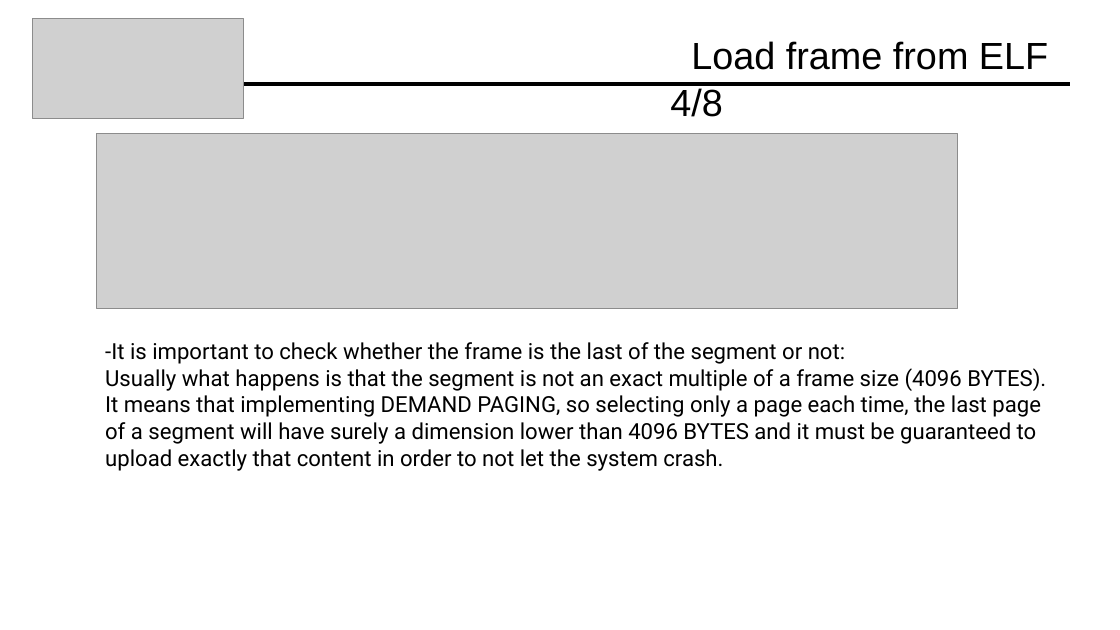
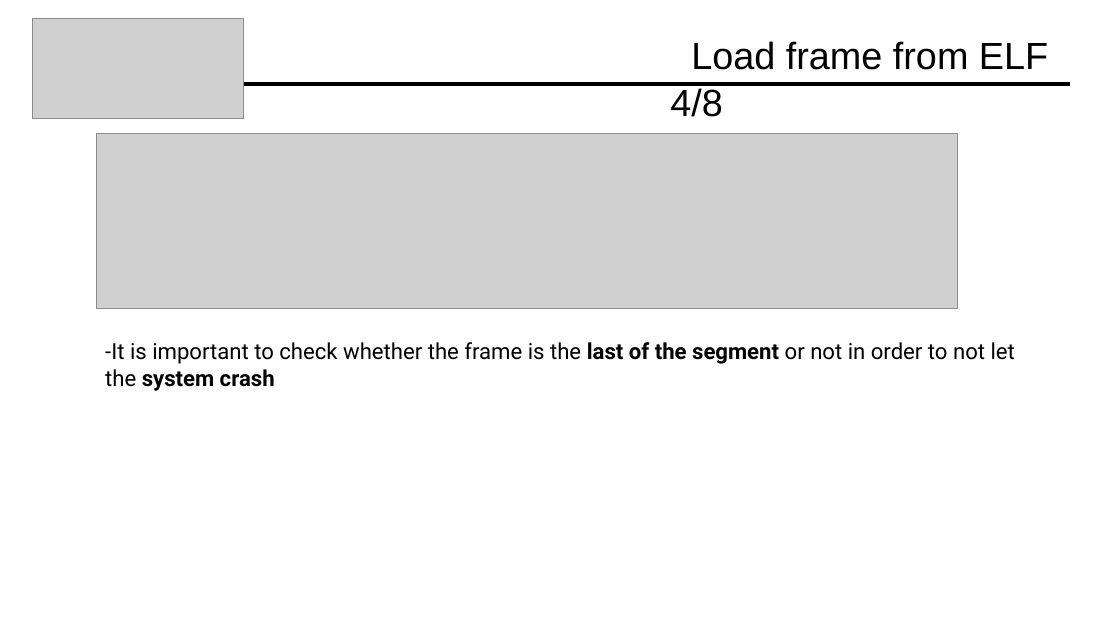
Before and after one commit to Davide619/OS161, a slide deck: slide 44 of Presentazione Progetto OS161.pptx (slide 48 before the commit). Drawn at 1120x630 pixels with LibreOffice and Linux fonts; fonts in the diff are those of the drawing; grey boxes stand for pictures. Boxes give left, top, right and bottom in pixels: in the first picture for what was removed or moved away, otherwise in the second. Text is boxed around its words. In the diff, an @@ line names an element or a change of style, - is before the commit and + after.

```diff
--- a/Presentazione Progetto OS161.pptx
+++ b/Presentazione Progetto OS161.pptx
@@ text at box(105, 342, 1015, 391): text changed @@
--It is important to check whether the frame is the last of the segment or not:
-Usually what happens is that the segment is not an exact multiple of a frame size (4096 BYTES).
-It means that implementing DEMAND PAGING, so selecting only a page each time, the last page of a segment will have surely a dimension lower than 4096 BYTES and it must be guaranteed to upload exactly that content in order to not let the system crash.
+-It is important to check whether the frame is the last of the segment or not in order to not let the system crash
```
Also in this commit, not shown: 5 other slides changed, 4 slides removed.
